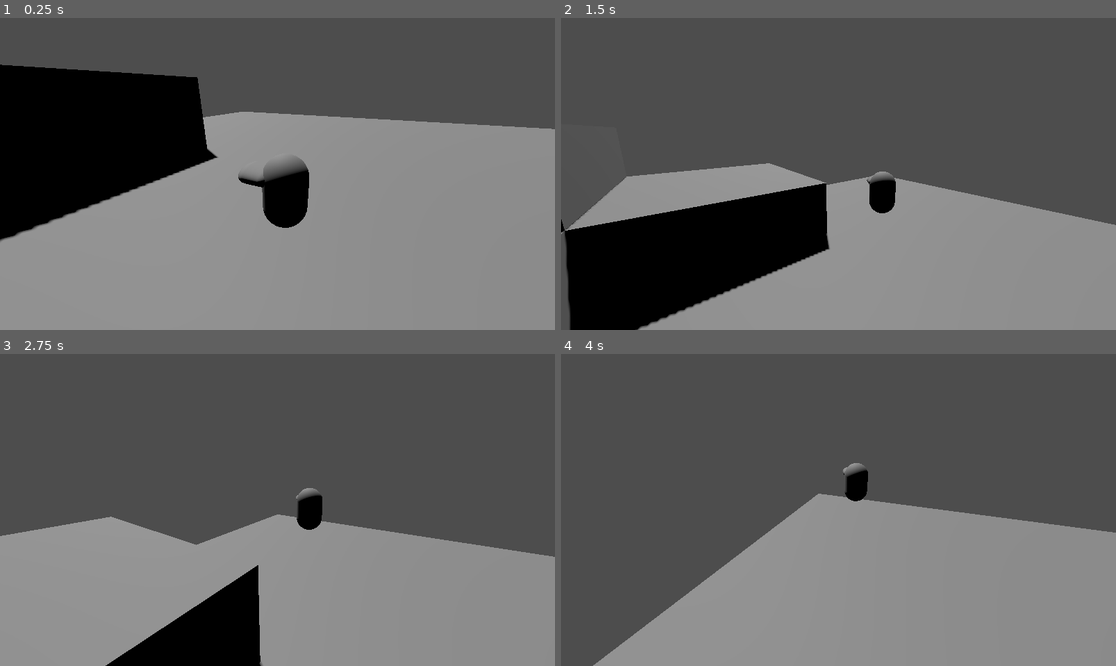
Above: before the commit, frames 1-4 (two rows, left to right).
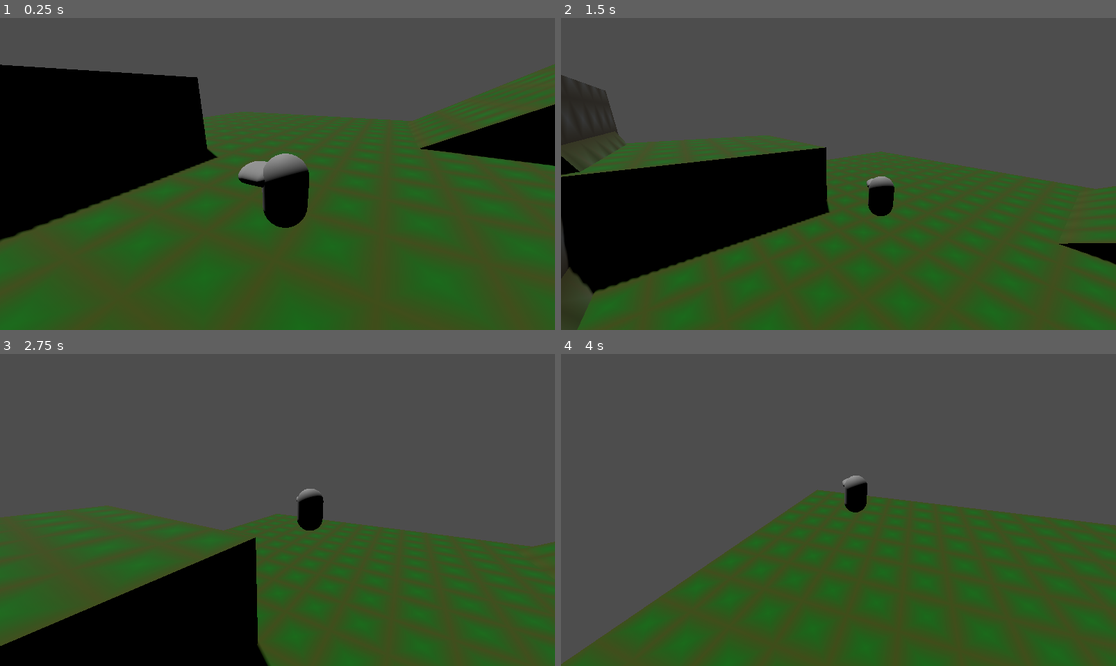
Above: after the commit, the same moments.

Repository: stinkykittens/bad-oinks-3d
Game: Godot game, scene res://maps/test_map.tscn
Two runs of this game, one before a commit and one after it. Both use one fixed random seed, a clock stepped at 60 frames per second and the inputs below. The project has no main scene, so this scene is started directly.
Inputs (mouse positions are in pixels of both pictures, inside the frame that each line leads up to):
- Up to frame 1 (0.25 s): no input
- Up to frame 2 (1.5 s): move the mouse to (866, 174) at 0.52 s; hold Space (jump) 0.53-1.28 s; hold W (move_up) from 0.53 s (still down); move the mouse to (810, 174) at 1.27 s; tap Shift (dash) at 1.35 s
- Up to frame 3 (2.75 s): keep holding W (move_up); tap Space (jump) at 1.52, 1.55, 1.82 s; move the mouse to (288, 503) at 2.02 s; hold Space (jump) from 2.03 s (still down); tap E (lay_egg) at 2.1 s
- Up to frame 4 (4 s): keep holding W (move_up); move the mouse to (832, 516) at 2.77 s; release Space (jump) at 2.78 s; tap Down (rotate_camera_down) at 2.85 s; tap Space (jump) at 3.02, 3.05, 3.32 s; move the mouse to (877, 513) at 3.52 s; hold Space (jump) from 3.53 s (still down); tap Left (rotate_camera_left) at 3.6 s

The runs differ from the first frame. In frame 1, 58% of the frame differs, in the area x 0-100%, y 14-100%; in frame 2, 50%; in frame 3, 41%; in frame 4, 41%.

Commit message:
Make shader to render different texture on top, bottom and sides

Diff:
--- a/character/player/egg.tscn
+++ b/character/player/egg.tscn
@@ -1,10 +1,14 @@
 [gd_scene format=3 uid="uid://d3woe0uy4fv75"]
 
 [ext_resource type="Script" uid="uid://m65tyh7f8yyd" path="res://character/player/egg.gd" id="1_aknls"]
+[ext_resource type="Script" uid="uid://30tsltosd6xg" path="res://component/attack_area.gd" id="2_7kmog"]
 
 [sub_resource type="SphereMesh" id="SphereMesh_7kmog"]
 
 [sub_resource type="SphereShape3D" id="SphereShape3D_p2vrn"]
+
+[sub_resource type="SphereShape3D" id="SphereShape3D_5am2f"]
+radius = 0.2251604
 
 [node name="Egg" type="CharacterBody3D" unique_id=1228459513]
 collision_layer = 4
@@ -17,3 +21,10 @@
 [node name="CollisionShape3D" type="CollisionShape3D" parent="." unique_id=1667158721]
 transform = Transform3D(0.3, 0, 0, 0, 0.3, 0, 0, 0, 0.3, 0, 0, 0)
 shape = SubResource("SphereShape3D_p2vrn")
+
+[node name="AttackArea" type="Area3D" parent="." unique_id=1610458107]
+script = ExtResource("2_7kmog")
+metadata/_custom_type_script = "uid://30tsltosd6xg"
+
+[node name="CollisionShape3D" type="CollisionShape3D" parent="AttackArea" unique_id=854037905]
+shape = SubResource("SphereShape3D_5am2f")
--- a/character/player/player.tscn
+++ b/character/player/player.tscn
@@ -32,13 +32,13 @@
 air_friction = 1.0
 gravity_scale = 1.2
 jump_gravity_scale = 1.0
-jump_strenght = 6.4
+jump_strenght = 5.0
 jump_cancel_strenght = 9.0
 dash_duration = 0.3
 dash_speed = 6.7
 dash_curve = SubResource("Curve_gtsfv")
 dash_reload_time = 0.3
-egg_jump_strenght = 7.8
+egg_jump_strenght = 6.4
 egg_throw_velocity = Vector2(2, 4)
 lay_egg_friction = 7.0
 egg_action_friction = 4.0
--- a/maps/test_map.tscn
+++ b/maps/test_map.tscn
@@ -1,9 +1,44 @@
 [gd_scene format=3 uid="uid://dfda34lajjt1"]
 
 [ext_resource type="PackedScene" uid="uid://0w3gmrmdecqn" path="res://character/player/player.tscn" id="1_6slyc"]
+[ext_resource type="Shader" uid="uid://drr3o1gydkmmn" path="res://visuals/map.gdshader" id="1_cabd0"]
 [ext_resource type="Script" uid="uid://dy051qol674nr" path="res://camera/camera_target.gd" id="2_b71ab"]
 [ext_resource type="Script" uid="uid://fdo5qecema3n" path="res://character/enemies/enemy.gd" id="2_pwco0"]
 [ext_resource type="Script" uid="uid://c18wi4iyil52p" path="res://component/attackable.gd" id="4_42yok"]
+
+[sub_resource type="Gradient" id="Gradient_k1jtb"]
+colors = PackedColorArray(3.272891e-06, 0.46654832, 0.65006363, 1, 0.9369665, 0.79331917, 0.74933857, 1)
+
+[sub_resource type="GradientTexture2D" id="GradientTexture2D_pbr4s"]
+gradient = SubResource("Gradient_k1jtb")
+fill = 2
+fill_from = Vector2(0.5, 0.5)
+fill_to = Vector2(0.5, 0)
+
+[sub_resource type="Gradient" id="Gradient_6b7mj"]
+colors = PackedColorArray(0, 0.43137255, 0, 1, 0.23921569, 0.3019608, 0, 1)
+
+[sub_resource type="GradientTexture2D" id="GradientTexture2D_svl6s"]
+gradient = SubResource("Gradient_6b7mj")
+fill = 2
+fill_from = Vector2(0.5, 0.5)
+fill_to = Vector2(0.5, 0)
+
+[sub_resource type="Gradient" id="Gradient_wd2vj"]
+colors = PackedColorArray(0.34217542, 0.35320717, 0.36506367, 1, 0.18323484, 0.14390391, 0.052174747, 1)
+
+[sub_resource type="GradientTexture2D" id="GradientTexture2D_fpxlb"]
+gradient = SubResource("Gradient_wd2vj")
+fill = 2
+fill_from = Vector2(0.5, 0.5)
+fill_to = Vector2(0.5, 0)
+
+[sub_resource type="ShaderMaterial" id="ShaderMaterial_u8v7t"]
+render_priority = 0
+shader = ExtResource("1_cabd0")
+shader_parameter/ground_texture = SubResource("GradientTexture2D_svl6s")
+shader_parameter/wall_texture = SubResource("GradientTexture2D_fpxlb")
+shader_parameter/ceiling_texture = SubResource("GradientTexture2D_pbr4s")
 
 [sub_resource type="SphereMesh" id="SphereMesh_b71ab"]
 
@@ -16,6 +51,7 @@
 shadow_enabled = true
 
 [node name="CSGCombiner3D" type="CSGCombiner3D" parent="." unique_id=71811288]
+material_override = SubResource("ShaderMaterial_u8v7t")
 use_collision = true
 collision_layer = 3
 
@@ -26,6 +62,34 @@
 [node name="CSGBox3D2" type="CSGBox3D" parent="CSGCombiner3D" unique_id=198287329]
 transform = Transform3D(1, 0, 0, 0, 1, 0, 0, 0, 1, -3, 1.5, -3)
 size = Vector3(6, 2, 6)
+
+[node name="CSGBox3D8" type="CSGBox3D" parent="CSGCombiner3D" unique_id=871295592]
+transform = Transform3D(1, 0, 0, 0, 0.11696026, -0.120353155, 0, 0.26151696, 0.05382649, -3.0855713, 2.5743935, -6.140042)
+size = Vector3(5.284912, 2, 6)
+
+[node name="CSGBox3D13" type="CSGBox3D" parent="CSGCombiner3D" unique_id=1424557429]
+transform = Transform3D(1, 0, 0, 0, 0.11696026, -0.120353155, 0, 0.26151696, 0.05382649, -3.0855713, 1.5743935, -0.14004183)
+size = Vector3(5.284912, 2, 6)
+
+[node name="CSGBox3D14" type="CSGBox3D" parent="CSGCombiner3D" unique_id=1330842805]
+transform = Transform3D(1, 0, 0, 0, 0.11696026, -0.120353155, 0, 0.26151696, 0.05382649, -3.0855713, 0.5743935, 5.859958)
+size = Vector3(5.284912, 2, 6)
+
+[node name="CSGBox3D9" type="CSGBox3D" parent="CSGCombiner3D" unique_id=33452176]
+transform = Transform3D(-4.371139e-08, 0.26151696, 0.05382649, 0, 0.11696027, -0.12035317, -1, -1.1431269e-08, -2.3528306e-09, -0.11817932, 2.5743935, -8.950325)
+size = Vector3(5.284912, 2, 6)
+
+[node name="CSGBox3D10" type="CSGBox3D" parent="CSGCombiner3D" unique_id=323767776]
+transform = Transform3D(-4.371139e-08, 0.26151696, 0.05382649, 0, 0.11696027, -0.12035317, -1, -1.1431269e-08, -2.3528306e-09, 5.8818207, 0.5743935, -8.950325)
+size = Vector3(5.284912, 2, 6)
+
+[node name="CSGBox3D12" type="CSGBox3D" parent="CSGCombiner3D" unique_id=2077127807]
+transform = Transform3D(0.99999994, -3.4856882e-09, 3.586804e-09, 1.7763567e-15, 0.116960265, -0.12035316, 0, 0.26151696, 0.05382649, 2.6097393, 0.5743935, -6.142331)
+size = Vector3(6.2855225, 2, 6)
+
+[node name="CSGBox3D11" type="CSGBox3D" parent="CSGCombiner3D" unique_id=1057550392]
+transform = Transform3D(-4.371139e-08, 0.26151696, 0.05382649, 0, 0.11696027, -0.12035317, -1, -1.1431269e-08, -2.3528306e-09, -0.11817923, 0.5743935, -0.75858307)
+size = Vector3(12.785461, 2, 6)
 
 [node name="CSGBox3D4" type="CSGBox3D" parent="CSGCombiner3D" unique_id=989318270]
 transform = Transform3D(1, 0, 0, 0, 1, 0, 0, 0, 1, 0, 1.5, -9)
@@ -38,6 +102,14 @@
 [node name="CSGBox3D3" type="CSGBox3D" parent="CSGCombiner3D" unique_id=1310530861]
 transform = Transform3D(1, 0, 0, 0, 1, 0, 0, 0, 1, -3, 1, 3)
 size = Vector3(6, 1, 6)
+
+[node name="CSGBox3D6" type="CSGBox3D" parent="CSGCombiner3D" unique_id=1748949078]
+transform = Transform3D(1, 0, 0, 0, 0.8660252, 0.49999994, 0, -0.49999994, 0.8660252, 12, -0.14217128, 3.7405975)
+size = Vector3(6, 5, 8)
+
+[node name="CSGBox3D7" type="CSGBox3D" parent="CSGCombiner3D" unique_id=832332663]
+transform = Transform3D(1, 0, 0, 0, 0.9999999, 2.9802322e-08, 0, -2.9802322e-08, 0.9999999, 12, 0.5179494, 7.933012)
+size = Vector3(6, 7, 4)
 
 [node name="Player" parent="." unique_id=153297718 instance=ExtResource("1_6slyc")]
 transform = Transform3D(1, 0, 0, 0, 1, 0, 0, 0, 1, 3.6947079, 0.5000005, -2.2088194)
--- a/visuals/drop_shadow.gd
+++ b/visuals/drop_shadow.gd
@@ -16,7 +16,7 @@
 		visible = true
 
 	decal = Decal.new()
-	decal.normal_fade = 0.9
+	decal.normal_fade = 0.4
 	decal.lower_fade = 0.2
 	decal.upper_fade = 0
 	decal.texture_albedo = decal_texture
--- /dev/null
+++ b/visuals/map.gdshader
@@ -0,0 +1,22 @@
+shader_type spatial;
+
+uniform sampler2D ground_texture : repeat_enable;
+uniform sampler2D wall_texture : repeat_enable;
+uniform sampler2D ceiling_texture : repeat_enable;
+
+void fragment() {
+	vec4 vertex = INV_VIEW_MATRIX * vec4(VERTEX, 1);
+	vec3 normal = normalize(INV_VIEW_MATRIX * vec4(NORMAL, 0)).xyz;
+
+	float seperation = dot(normal, vec3(0, 1, 0));
+
+	vec3 wall = texture(wall_texture, vec2(mix(vertex.x, vertex.z, normal.x), vertex.y)).rgb;
+	vec3 ground = texture(ground_texture, vertex.xz).rgb;
+	vec3 ceiling = texture(ceiling_texture, vertex.xz).rgb;
+
+	float wall_mix = 1.0 - abs(seperation);
+	float ground_mix = max(seperation, 0.0);
+	float ceiling_mix = max(0.0 - seperation, 0.0);
+
+	ALBEDO = wall * wall_mix + ground * ground_mix + ceiling * ceiling_mix;
+}
Not shown, added: visuals/map.gdshader.uid
